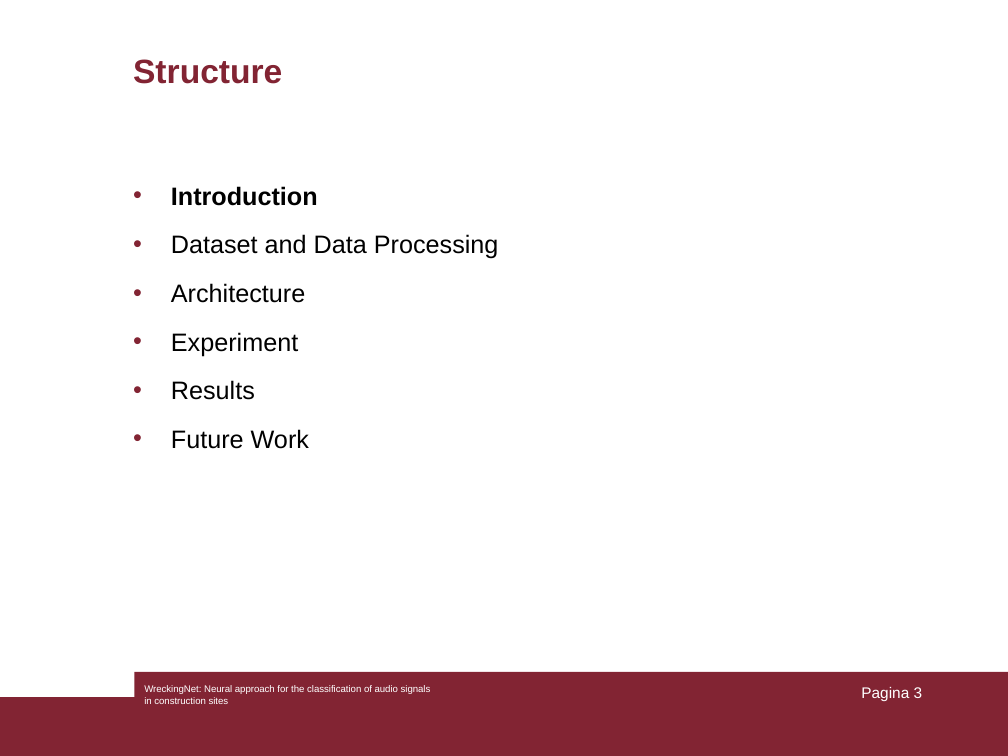
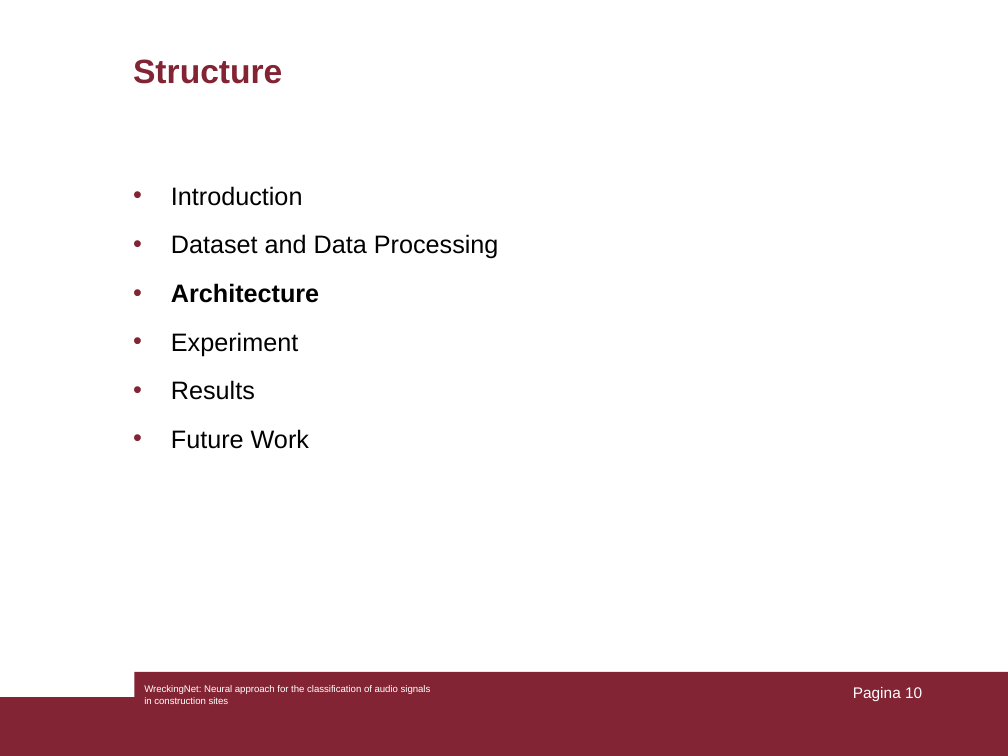
Before and after one commit to AndMastro/WreckingNet, a slide deck: slide 10 of docs/presentations/Presentation.ppt (slide 3 before the commit). Drawn at 1008x756 pixels with LibreOffice and Linux fonts; fonts in the diff are those of the drawing. Boxes give left, top, right and bottom in pixels: in the first picture for what was removed or moved away, otherwise in the second. Text is boxed around its words. In the diff, an @@ line names an element or a change of style, - is before the commit and + after.

```diff
--- a/docs/presentations/Presentation.ppt
+++ b/docs/presentations/Presentation.ppt
@@ text at <box>171,186,319,303</box>: bold off in "Introduction"; bold on in "Architecture" @@
@@ page number at <box>853,687,922,701</box>: text changed @@
-Pagina 3
+Pagina 10
```
Also in this commit, not shown: 2 other slides changed, 5 slides added, 4 other files.
